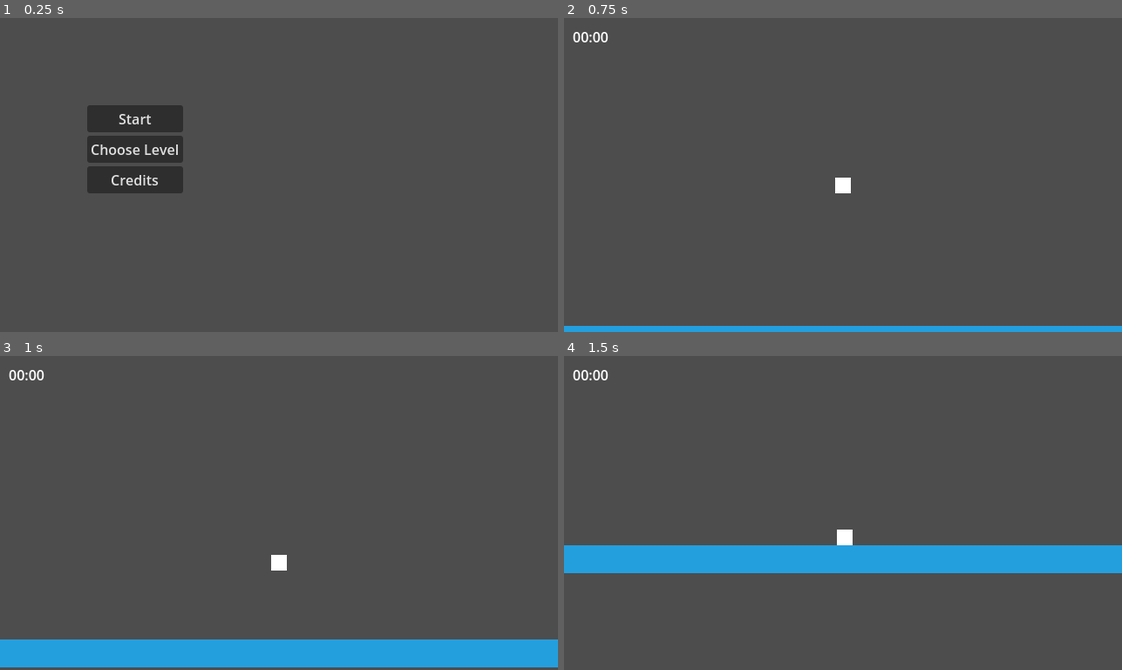
Above: before the commit, frames 1-4 (two rows, left to right).
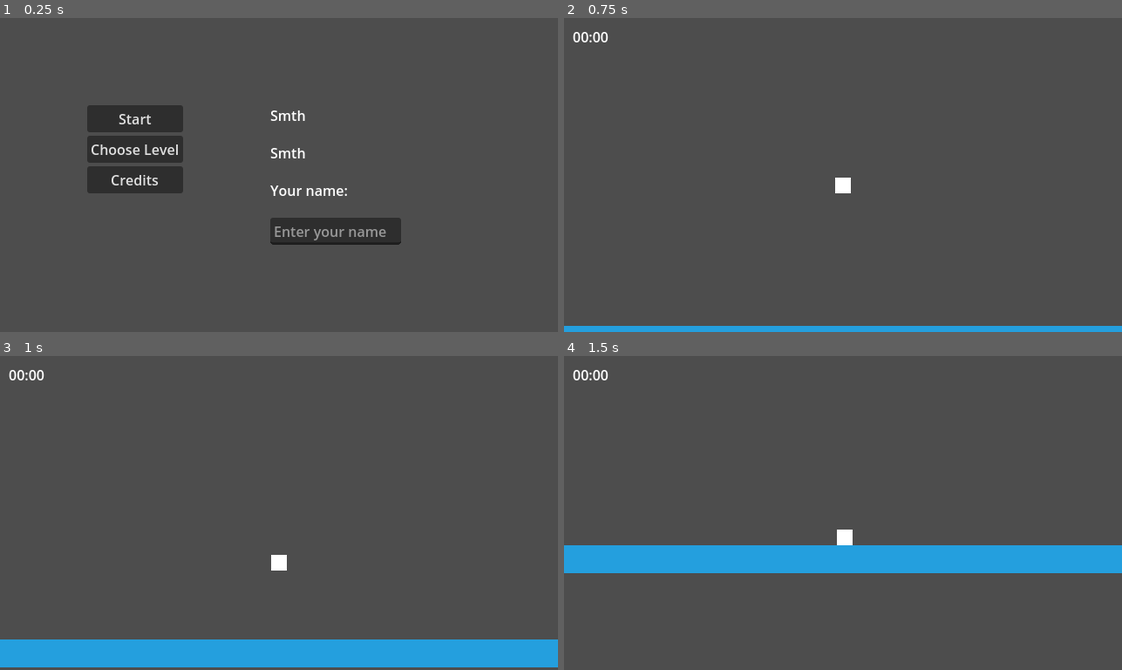
Above: after the commit, the same moments.

Repository: Bitsilisk/speedjam-8
Game: Godot game, scene res://scenes/main_game.tscn
Two runs of this game, one before a commit and one after it. Both use one fixed random seed, a clock stepped at 60 frames per second and the inputs below. This scene is started directly instead of the project's main scene.
Inputs (mouse positions are in pixels of both pictures, inside the frame that each line leads up to):
- Up to frame 1 (0.25 s): no input
- Up to frame 2 (0.75 s): click "Start" at 0.5 s
- Up to frame 3 (1 s): no input
- Up to frame 4 (1.5 s): tap Enter (ui_accept) at 1.25 s; move the mouse to (965, 497) at 1.27 s; hold D (move_right) from 1.28 s (still down); hold F from 1.28 s (still down); click (965, 497) at 1.42 s

The runs differ from the first frame. In frame 1, 2.3% of the frame differs, in the area x 48-72%, y 29-73%; in frame 2, nothing differs; in frame 3, nothing differs; in frame 4, nothing differs.
Error after the commit: Invalid access to property or key 'player_identifier' on a base object of type 'Nil'. (res://scenes/leaderboard.gd:81)

Commit message:
lootlocker integration

Diff:
--- a/project.godot
+++ b/project.godot
@@ -62,6 +62,11 @@
 "events": [Object(InputEventKey,"resource_local_to_scene":false,"resource_name":"","device":-1,"window_id":0,"alt_press …(195 unchanged characters)…
 ]
 }
+enter={
+"deadzone": 0.5,
+"events": [Object(InputEventKey,"resource_local_to_scene":false,"resource_name":"","device":-1,"window_id":0,"alt_pressed":false,"shift_pressed":false,"ctrl_pressed":false,"meta_pressed":false,"pressed":false,"keycode":0,"physical_keycode":4194309,"key_label":0,"unicode":0,"location":0,"echo":false,"script":null)
+]
+}
 
 [layer_names]
 
--- /dev/null
+++ b/scenes/leaderboard.gd
@@ -0,0 +1,231 @@
+extends VBoxContainer
+
+# Use this game API key if you want to test it with a functioning leaderboard
+# "987dbd0b9e5eb3749072acc47a210996eea9feb0"
+var game_API_key = "dev_067e54b3e05045e1a50e328e47112c02"
+var development_mode = true
+var leaderboard_key = "fast_ice_game"
+var session_token = ""
+var score = 0
+var player_id: String
+
+# HTTP Request node can only handle one call per node
+var auth_http = HTTPRequest.new()
+var leaderboard_http = HTTPRequest.new()
+var submit_score_http = HTTPRequest.new()
+var score_http #= HTTPRequest.new()
+
+var set_name_http = HTTPRequest.new()
+var get_name_http = HTTPRequest.new()
+
+@onready var all_score = $all_score
+@onready var name_enter = $name_enter
+@onready var player_score = $player_score
+@onready var current_name = $current_name
+
+func _ready():
+	_authentication_request()
+
+func load_new_info(new_score):
+	_upload_score(new_score)
+	update_info()
+
+
+func _process(delta: float) -> void:
+	if Input.is_action_just_pressed("enter"):
+		_change_player_name()
+		_get_leaderboards()
+
+func _authentication_request():
+	# Check if a player session exists
+	var player_session_exists = false
+	var file = FileAccess.open("user://LootLocker.data", FileAccess.READ)
+	var player_identifier : String
+	if file != null:
+		player_identifier = file.get_as_text()
+		print("player ID="+player_identifier)
+		file.close()
+
+	if player_identifier != null and player_identifier.length() > 1:
+		print("player session exists, id="+player_identifier)
+		player_session_exists = true
+	if(player_identifier.length() > 1):
+		player_session_exists = true
+
+	## Convert data to json string:
+	var data = { "game_key": game_API_key, "game_version": "0.0.0.1", "development_mode": true }
+
+	# If a player session already exists, send with the player identifier
+	if(player_session_exists == true):
+		data = { "game_key": game_API_key, "player_identifier":player_identifier, "game_version": "0.0.0.1", "development_mode": true }
+
+	# Add 'Content-Type' header:
+	var headers = ["Content-Type: application/json"]
+
+	# Create a HTTPRequest node for authentication
+	auth_http = HTTPRequest.new()
+	add_child(auth_http)
+	auth_http.request_completed.connect(_on_authentication_request_completed)
+	# Send request
+	auth_http.request("https://api.lootlocker.io/game/v2/session/guest", headers, HTTPClient.METHOD_POST, JSON.stringify(data))
+	# Print what we're sending, for debugging purposes:
+	print("auth_ data", data)
+
+
+func _on_authentication_request_completed(result, response_code, headers, body):
+	var json = JSON.new()
+	json.parse(body.get_string_from_utf8())
+
+	# Save the player_identifier to file
+	var file = FileAccess.open("user://LootLocker.data", FileAccess.WRITE)
+	file.store_string(json.get_data().player_identifier)
+	file.close()
+
+	# Save session_token to memory
+	session_token = json.get_data().session_token
+
+	# Print server response
+	print("full auth data", json.get_data())
+	player_id = str(json.get_data().player_id)
+	# Clear node
+	auth_http.queue_free()
+	# Get leaderboards
+	update_info()
+
+func update_info():
+	_get_leaderboards()
+	_get_player_score()
+
+func _get_player_score():
+	print('getting player score')
+	var url = "https://api.lootlocker.io/game/leaderboards/"+leaderboard_key+"/member/"+player_id
+	var headers = ["Content-Type: application/json", "x-session-token:"+session_token]
+
+	# Create a request node for getting the highscore
+	score_http = HTTPRequest.new()
+	add_child(score_http)
+	score_http.request_completed.connect(_on_player_score_request_completed)
+
+	# Send request
+	score_http.request(url, headers, HTTPClient.METHOD_GET, "")
+
+func _on_player_score_request_completed(result, response_code, headers, body):
+	var json = JSON.new()
+	json.parse(body.get_string_from_utf8())
+
+	# Print data
+	print("player_score", json.get_data())
+	player_score.set_text("Your best time is: " + str(json.get_data().score) + ' seconds')
+	set_current_name(json.get_data().player.name)
+	# Formatting as a leaderboard
+	#var leaderboardFormatted = ""
+
+	# Print the formatted leaderboard to the console
+	#all_score.set_text(leaderboardFormatted)
+
+	# Clear node
+	score_http.queue_free()
+
+func _get_leaderboards():
+	print("Getting leaderboards")
+	var url = "https://api.lootlocker.io/game/leaderboards/"+leaderboard_key+"/list?count=10"
+	var headers = ["Content-Type: application/json", "x-session-token:"+session_token]
+
+	# Create a request node for getting the highscore
+	leaderboard_http = HTTPRequest.new()
+	add_child(leaderboard_http)
+	leaderboard_http.request_completed.connect(_on_leaderboard_request_completed)
+
+	# Send request
+	leaderboard_http.request(url, headers, HTTPClient.METHOD_GET, "")
+
+func _on_leaderboard_request_completed(result, response_code, headers, body):
+	var json = JSON.new()
+	json.parse(body.get_string_from_utf8())
+
+	# Print data
+	print(json.get_data())
+
+	# Formatting as a leaderboard
+	var leaderboardFormatted = ""
+	for n in json.get_data().items.size():
+		leaderboardFormatted += str(json.get_data().items[n].rank)+str(". ")
+		leaderboardFormatted += str(json.get_data().items[n].player.name)+str(" - ")
+		leaderboardFormatted += str(json.get_data().items[n].score)+' sec'+str("\n")
+	# Print the formatted leaderboard to the console
+	all_score.set_text(leaderboardFormatted)
+
+	# Clear node
+	leaderboard_http.queue_free()
+
+
+func _upload_score(score: int):
+	var data = { "score": str(score) }
+	var headers = ["Content-Type: application/json", "x-session-token:"+session_token]
+	submit_score_http = HTTPRequest.new()
+	add_child(submit_score_http)
+	submit_score_http.request_completed.connect(_on_upload_score_request_completed)
+	# Send request
+	submit_score_http.request("https://api.lootlocker.io/game/leaderboards/"+leaderboard_key+"/submit", headers, HTTPClient.METHOD_POST, JSON.stringify(data))
+	# Print what we're sending, for debugging purposes:
+	print(data)
+
+func set_current_name(player_name: String):
+	current_name.text = "Your name is: " + player_name
+
+func _change_player_name():
+	print("Changing player name")
+
+	# use this variable for setting the name of the player
+	var player_name = name_enter.text
+	set_current_name(player_name)
+
+	var data = { "name": str(player_name) }
+	var url =  "https://api.lootlocker.io/game/player/name"
+	var headers = ["Content-Type: application/json", "x-session-token:"+session_token]
+
+	# Create a request node for getting the highscore
+	set_name_http = HTTPRequest.new()
+	add_child(set_name_http)
+	set_name_http.request_completed.connect(_on_player_set_name_request_completed)
+	# Send request
+	set_name_http.request(url, headers, HTTPClient.METHOD_PATCH, JSON.stringify(data))
+
+func _on_player_set_name_request_completed(result, response_code, headers, body):
+	var json = JSON.new()
+	json.parse(body.get_string_from_utf8())
+
+	# Print data
+	print(json.get_data())
+	set_name_http.queue_free()
+
+func _get_player_name():
+	print("Getting player name")
+	var url = "https://api.lootlocker.io/game/player/name"
+	var headers = ["Content-Type: application/json", "x-session-token:"+session_token]
+
+	# Create a request node for getting the highscore
+	get_name_http = HTTPRequest.new()
+	add_child(get_name_http)
+	get_name_http.request_completed.connect(_on_player_get_name_request_completed)
+	# Send request
+	get_name_http.request(url, headers, HTTPClient.METHOD_GET, "")
+
+func _on_player_get_name_request_completed(result, response_code, headers, body):
+	var json = JSON.new()
+	json.parse(body.get_string_from_utf8())
+
+	# Print data
+	print(json.get_data())
+	# Print player name
+	print(json.get_data().name)
+
+func _on_upload_score_request_completed(result, response_code, headers, body) :
+	var json = JSON.new()
+	json.parse(body.get_string_from_utf8())
+
+	# Print data
+	print(json.get_data())
+
+	# Clear node
+	submit_score_http.queue_free()
--- a/scenes/main_game.gd
+++ b/scenes/main_game.gd
@@ -2,6 +2,7 @@
 
 @onready var main2d: Node2D = $main_2d
 @onready var main_menu = $main_menu
+@onready var leaderboard = $main_menu/HBoxContainer/leaderboard
 
 var level_instance: Node2D
 var level_name: String
@@ -34,6 +35,9 @@
 	).report_discard_time()
 	print('total_time ', total_time)
 	print('next level')
+	unload_level()
+	leaderboard.load_new_info(total_time)
+	main_menu.show()
 	#record the time for the current level
 	#if level_last?
 	#show player the time and ask if he wants to upload it
--- a/scenes/main_game.tscn
+++ b/scenes/main_game.tscn
@@ -1,6 +1,7 @@
-[gd_scene load_steps=2 format=3 uid="uid://bx3n8pi2plujw"]
+[gd_scene load_steps=3 format=3 uid="uid://bx3n8pi2plujw"]
 
 [ext_resource type="Script" path="res://scenes/main_game.gd" id="1_i4yg0"]
+[ext_resource type="Script" path="res://scenes/leaderboard.gd" id="2_gq2q6"]
 
 [node name="MainGame" type="Control"]
 process_mode = 3
@@ -26,6 +27,7 @@
 
 [node name="HBoxContainer" type="HBoxContainer" parent="main_menu"]
 layout_mode = 2
+theme_override_constants/separation = 100
 
 [node name="VBoxContainer" type="VBoxContainer" parent="main_menu/HBoxContainer"]
 layout_mode = 2
@@ -42,6 +44,29 @@
 layout_mode = 2
 text = "Credits"
 
+[node name="leaderboard" type="VBoxContainer" parent="main_menu/HBoxContainer"]
+layout_mode = 2
+theme_override_constants/separation = 20
+script = ExtResource("2_gq2q6")
+
+[node name="all_score" type="Label" parent="main_menu/HBoxContainer/leaderboard"]
+layout_mode = 2
+text = "Smth"
+
+[node name="player_score" type="Label" parent="main_menu/HBoxContainer/leaderboard"]
+layout_mode = 2
+text = "Smth"
+
+[node name="current_name" type="Label" parent="main_menu/HBoxContainer/leaderboard"]
+layout_mode = 2
+text = "Your name: "
+
+[node name="name_enter" type="LineEdit" parent="main_menu/HBoxContainer/leaderboard"]
+custom_minimum_size = Vector2(150, 0)
+layout_mode = 2
+placeholder_text = "Enter your name"
+max_length = 20
+
 [node name="main_2d" type="Node2D" parent="."]
 process_mode = 1
 
